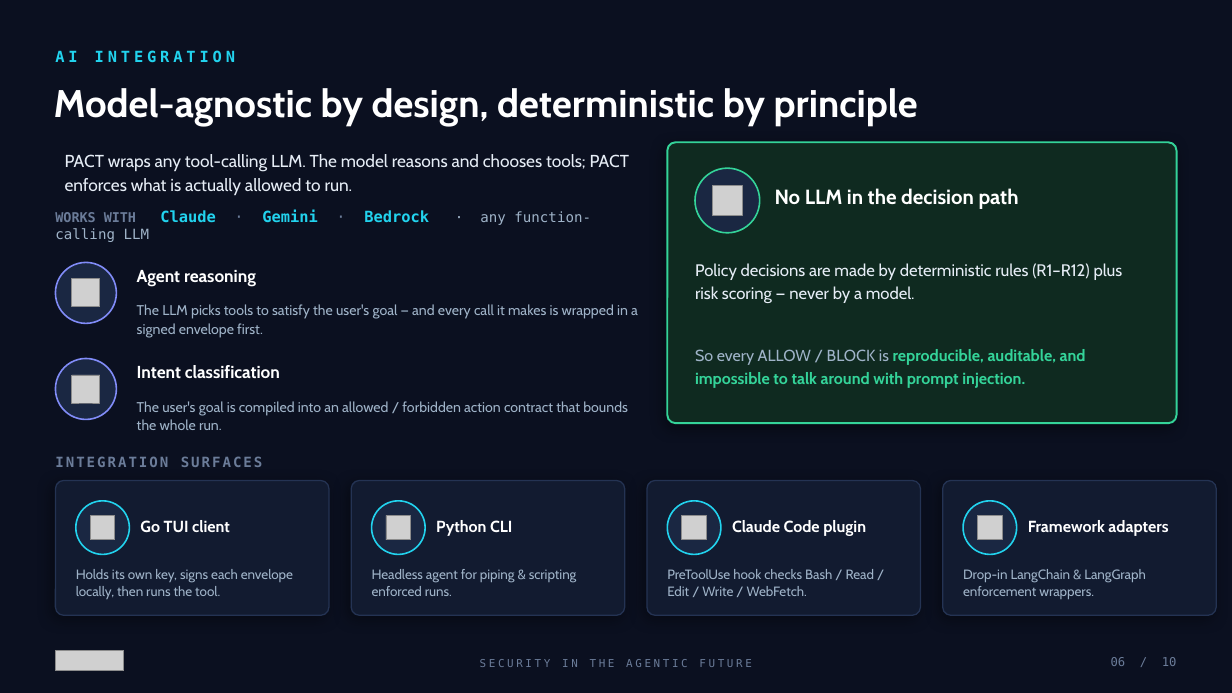
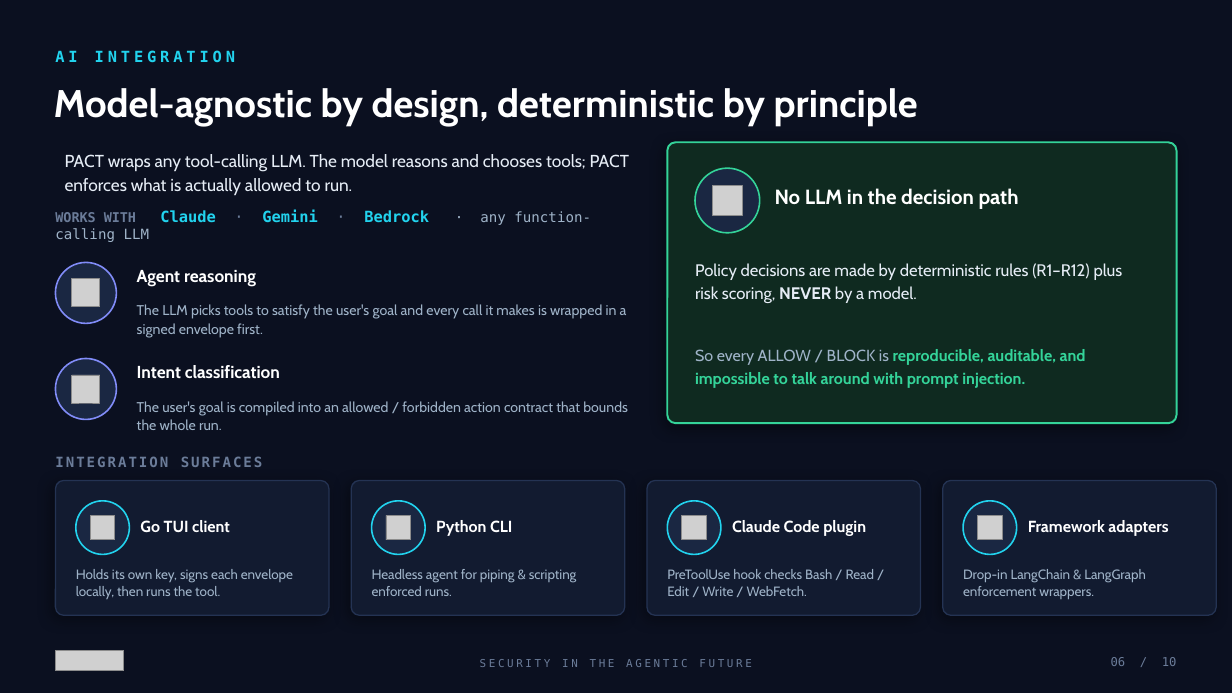
Before and after one commit to ASH1998/PACT, a slide deck: slide 6 of hackathon-deck/PACT_Deck.pptx. Drawn at 1232x693 pixels with LibreOffice and Linux fonts; fonts in the diff are those of the drawing; grey boxes stand for pictures. Boxes give left, top, right and bottom in pixels: in the first picture for what was removed or moved away, otherwise in the second. Text is boxed around its words. In the diff, an @@ line names an element or a change of style, - is before the commit and + after.

```diff
--- a/hackathon-deck/PACT_Deck.pptx
+++ b/hackathon-deck/PACT_Deck.pptx
@@ text at (x1=695, y1=263, x2=1123, y2=303): text changed @@
-Policy decisions are made by deterministic rules (R1–R12) plus risk scoring — never by a model.
+Policy decisions are made by deterministic rules (R1–R12) plus risk scoring, NEVER by a model.
@@ text at (x1=137, y1=304, x2=627, y2=338): text changed @@
-The LLM picks tools to satisfy the user's goal — and every call it makes is wrapped in a signed envelope first.
+The LLM picks tools to satisfy the user's goal and every call it makes is wrapped in a signed envelope first.
```
Also in this commit, not shown: 7 other slides changed, 2 other files.
